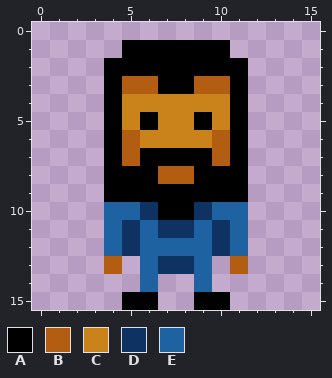
Pixel-art sprite -- src/res/player/stay2.png. Above: the version before the commit.
The file is 16x16 pixels.
Palette (. is transparent): A #000000  B #b25d12  C #c9831a  D #0e3261  E #1f62a1
Pixels before, first column x 4:
 1 .AAAAAA.
 2 AAAAAAAA
 3 ABBAABBA
 4 ACCCCCCA
 5 ACACCACA
 6 ABCCCCBA
 7 ABAAAABA
 8 AAABBAAA
 9 AAAAAAAA
10 EEDAADEE
11 EDEDDEDE
12 EDEEEEDE
13 B.EDDE.B
14 ..E..E..
15 .AA..AA.
The same view after the edit:
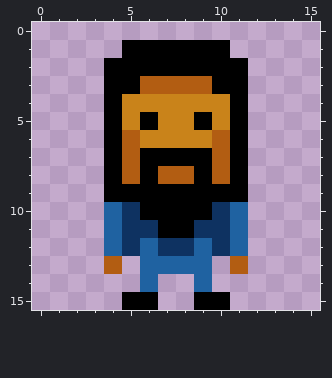
The edit:
Changed rows in their new state; - is an unchanged pixel.
first column x 5:
 3 A-BB-A
first column x 5:
 8 B----B
10 DA--AD
11 -DAAD-
12 --DD--
13 --EE--
